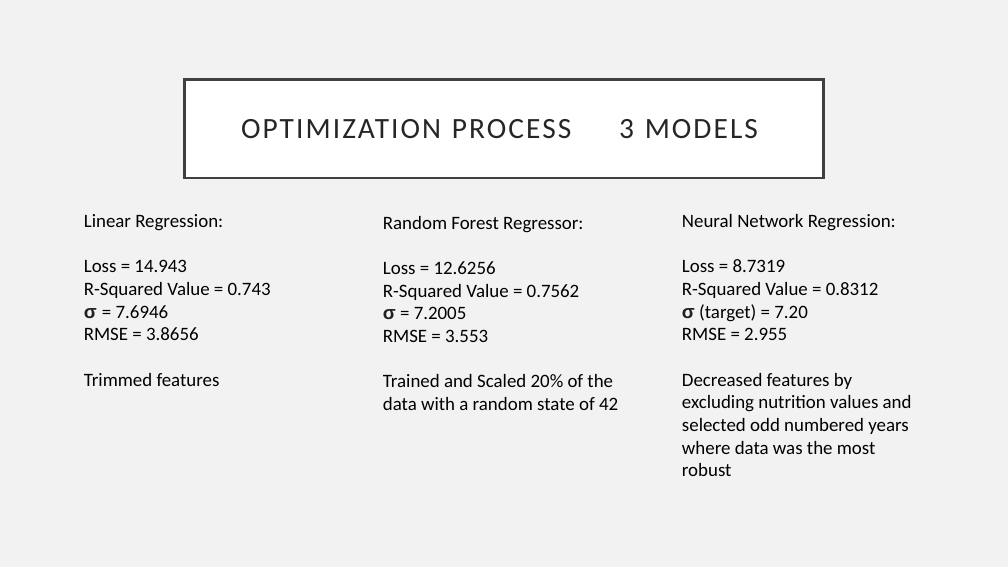
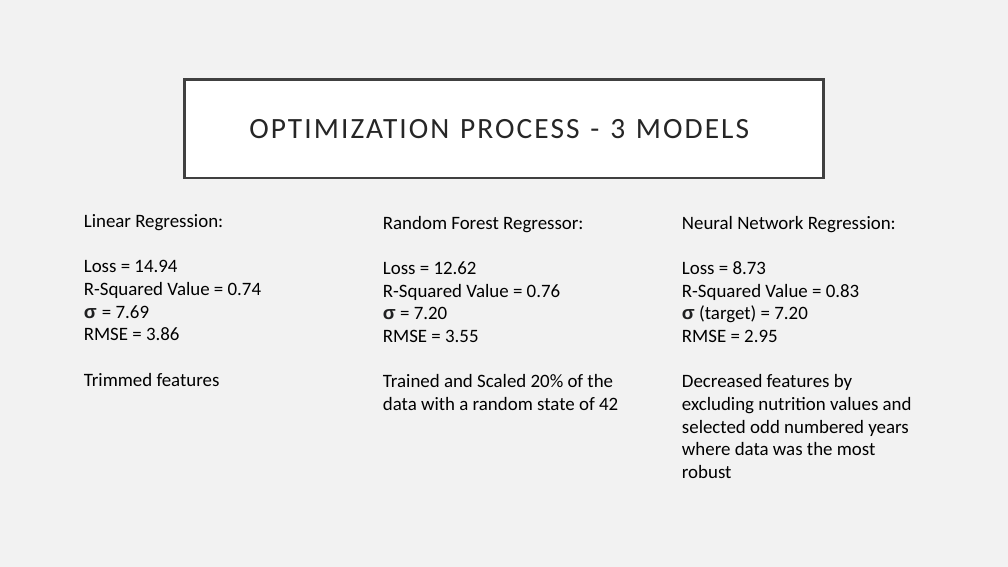
Before and after one commit to saganaga/Obesity-Prediction-Model, a slide deck: slide 10 of ObesityRiskFactors.pptx. Drawn at 1008x567 pixels with LibreOffice and Linux fonts; fonts in the diff are those of the drawing. Boxes give left, top, right and bottom in pixels: in the first picture for what was removed or moved away, otherwise in the second. Text is boxed around its words. In the diff, an @@ line names an element or a change of style, - is before the commit and + after.

Commit message:
Updated prediction model

```diff
--- a/ObesityRiskFactors.pptx
+++ b/ObesityRiskFactors.pptx
@@ title at box(249, 119, 749, 138): text changed @@
-OPTIMIZATION PROCESS 3 MODELS
+OPTIMIZATION PROCESS - 3 MODELS
@@ text at box(84, 259, 261, 340): text changed @@
-Loss = 14.943
-R-Squared Value = 0.743
-σ = 7.6946
-RMSE = 3.8656
+Loss = 14.94
+R-Squared Value = 0.74
+σ = 7.69
+RMSE = 3.86
@@ text at box(383, 261, 560, 342): text changed @@
-Loss = 12.6256
-R-Squared Value = 0.7562
-σ = 7.2005
-RMSE = 3.553
+Loss = 12.62
+R-Squared Value = 0.76
+σ = 7.20
+RMSE = 3.55
@@ text at box(682, 261, 859, 300): text changed @@
-Loss = 8.7319
-R-Squared Value = 0.8312
+Loss = 8.73
+R-Squared Value = 0.83
@@ text at box(682, 329, 777, 342): text changed @@
-RMSE = 2.955
+RMSE = 2.95
```
Also in this commit, not shown: 5 other slides changed.
